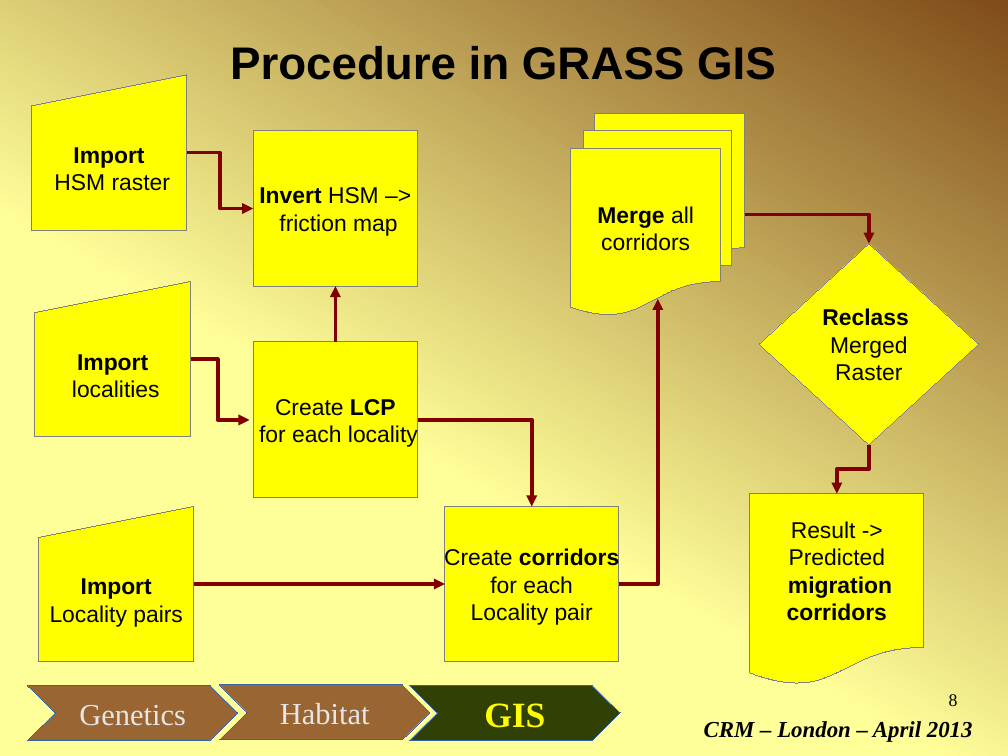
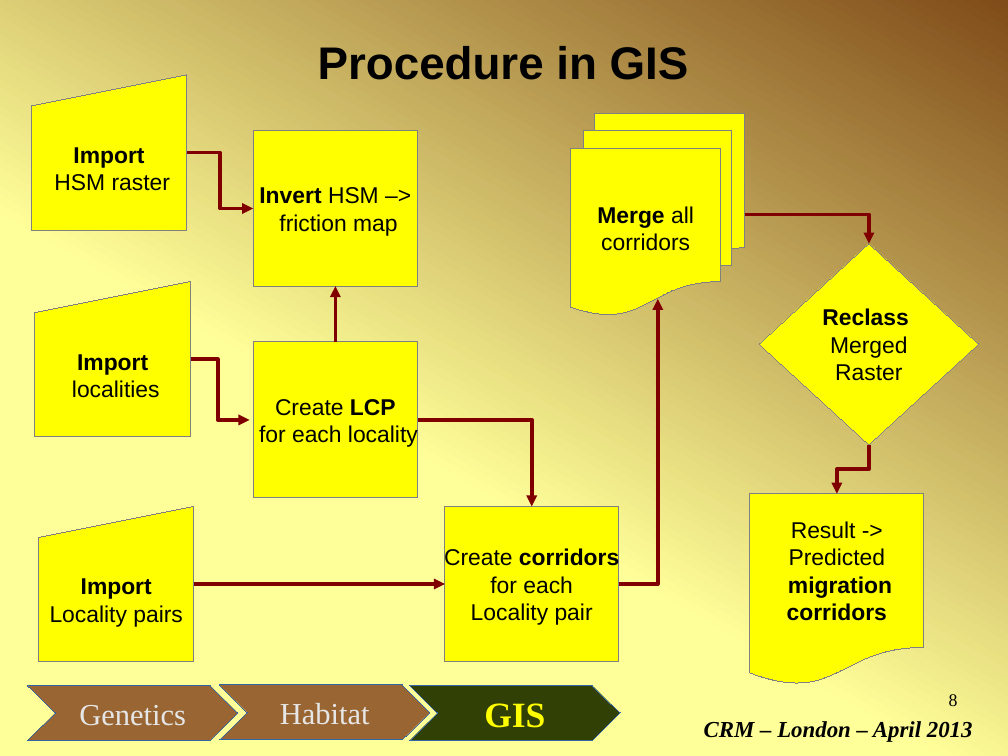
Before and after one commit to micha-silver/popgen-gis, a slide deck: slide 8 of popgen-GIS_Fresia_Silver.odp. Drawn at 1008x756 pixels with LibreOffice and Linux fonts; fonts in the diff are those of the drawing. Boxes give left, top, right and bottom in pixels: in the first picture for what was removed or moved away, otherwise in the second. Text is boxed around its words. In the diff, an @@ line names an element or a change of style, - is before the commit and + after.

Commit message:
More GIS slides

```diff
--- a/popgen-GIS_Fresia_Silver.odp
+++ b/popgen-GIS_Fresia_Silver.odp
@@ title at box(318, 46, 689, 80): text changed @@
-Procedure in GRASS GIS
+Procedure in GIS
```
Also in this commit, not shown: 2 slides added.
